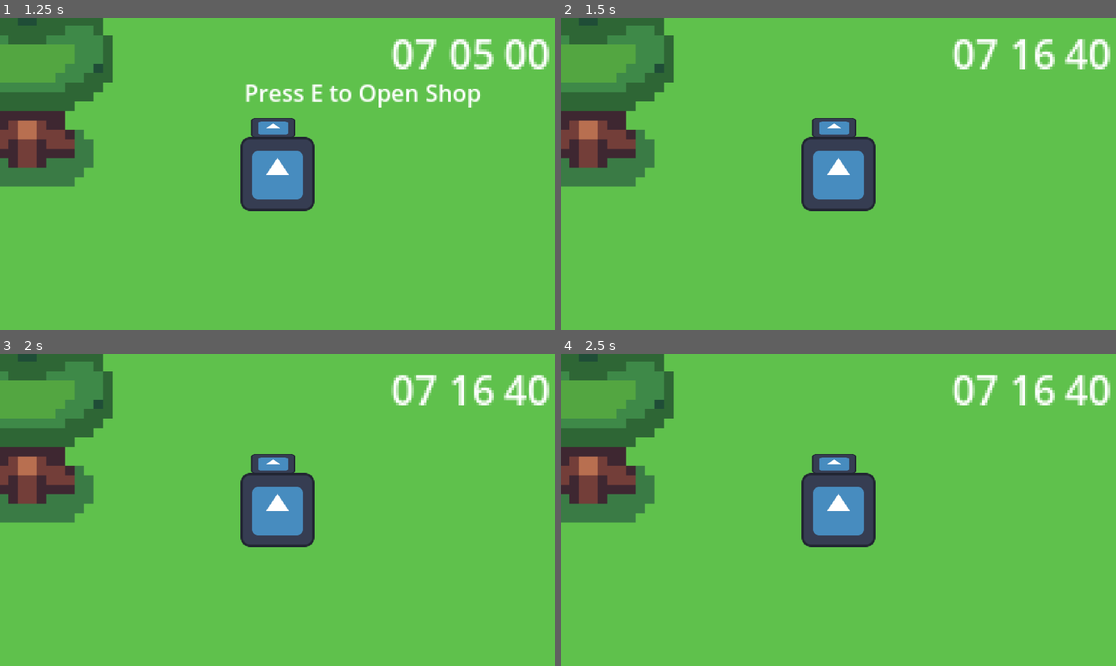
Above: before the commit, frames 1-4 (two rows, left to right).
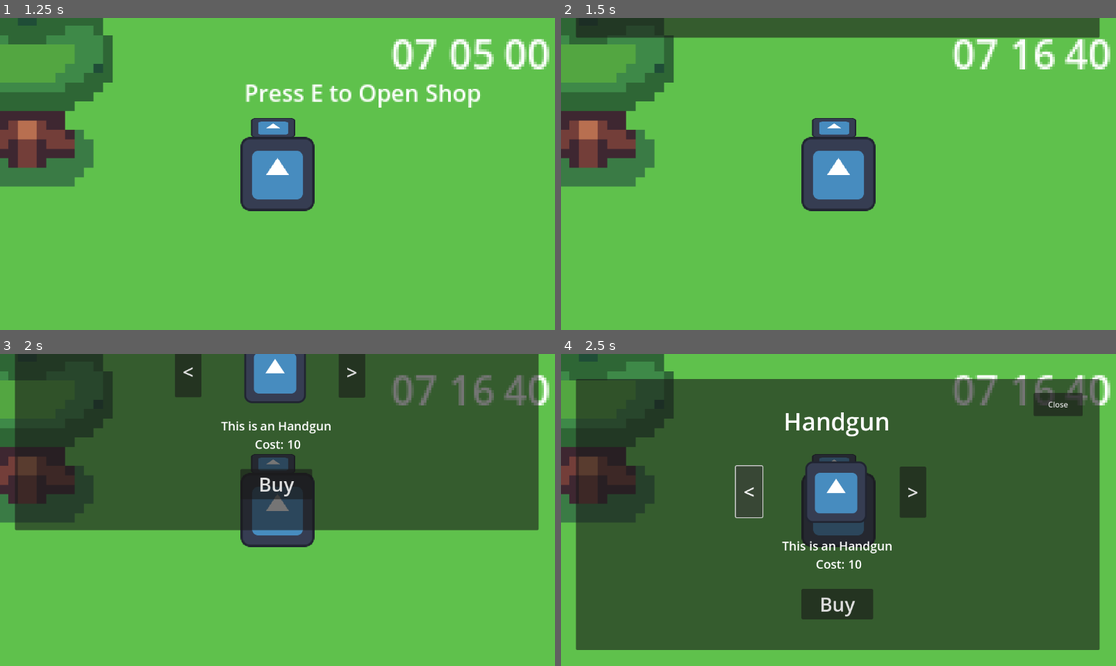
Above: after the commit, the same moments.

Repository: DylanTan1/teemwagyu-sss
Game: Godot game, scene res://scenes/main_game.tscn
Two runs of this game, one before a commit and one after it. Both use one fixed random seed, a clock stepped at 60 frames per second and the inputs below. The engine's default icon, where the game draws it, is replaced by a stand-in: a white triangle on a blue panel in a dark square.
Inputs (mouse positions are in pixels of both pictures, inside the frame that each line leads up to):
- Up to frame 1 (1.25 s): hold W (move_up) from 0.53 s (still down); hold E (interact) from 0.53 s (still down)
- Up to frame 2 (1.5 s): keep holding W (move_up); release E (interact) at 1.28 s; tap E (interact) at 1.35 s
- Up to frame 3 (2 s): keep holding W (move_up)
- Up to frame 4 (2.5 s): release W (move_up) at 2 s; click (749, 372) at 2 s, where only the run after the commit has a clickable "<"

Frame 1 is identical in both runs. In frame 2, 6.1% of the frame differs, in the area x 2-98%, y 0-7%; in frame 3, 52%; in frame 4, 80%, in the area x 2-98%, y 8-95%.

Commit message:
Buy mechanic and store into inventory
Buy mechanic and store into inventory

Diff:
--- a/cowgame/project.godot
+++ b/cowgame/project.godot
@@ -14,6 +14,10 @@
 run/main_scene="res://scenes/main_game.tscn"
 config/features=PackedStringArray("4.3", "Forward Plus")
 config/icon="res://icon.svg"
+
+[autoload]
+
+Global="*res://scripts/Global.gd"
 
 [input]
 
--- a/cowgame/scenes/shop.tscn
+++ b/cowgame/scenes/shop.tscn
@@ -1,36 +1,7 @@
-[gd_scene load_steps=6 format=3 uid="uid://dypocwi3xeert"]
+[gd_scene load_steps=8 format=3 uid="uid://dypocwi3xeert"]
 
 [ext_resource type="Script" path="res://scripts/shop.gd" id="1_0qjd5"]
-
-[sub_resource type="Animation" id="Animation_ykorj"]
-resource_name = "trans_in"
-tracks/0/type = "value"
-tracks/0/imported = false
-tracks/0/enabled = true
-tracks/0/path = NodePath("..:offset")
-tracks/0/interp = 1
-tracks/0/loop_wrap = true
-tracks/0/keys = {
-"times": PackedFloat32Array(0, 1),
-"transitions": PackedFloat32Array(1, 1),
-"update": 0,
-"values": [Vector2(0, -600), Vector2(0, 0)]
-}
-
-[sub_resource type="Animation" id="Animation_yovy1"]
-resource_name = "trans_out"
-tracks/0/type = "value"
-tracks/0/imported = false
-tracks/0/enabled = true
-tracks/0/path = NodePath("..:offset")
-tracks/0/interp = 1
-tracks/0/loop_wrap = true
-tracks/0/keys = {
-"times": PackedFloat32Array(0, 1),
-"transitions": PackedFloat32Array(1, 1),
-"update": 0,
-"values": [Vector2(0, 0), Vector2(0, 600)]
-}
+[ext_resource type="Texture2D" uid="uid://cg6lsmu2f0us1" path="res://icon.svg" id="2_n7ry5"]
 
 [sub_resource type="Animation" id="Animation_8ivhy"]
 length = 0.001
@@ -47,6 +18,36 @@
 "values": [Vector2(0, 0)]
 }
 
+[sub_resource type="Animation" id="Animation_ykorj"]
+resource_name = "trans_in"
+tracks/0/type = "value"
+tracks/0/imported = false
+tracks/0/enabled = true
+tracks/0/path = NodePath("..:offset")
+tracks/0/interp = 1
+tracks/0/loop_wrap = true
+tracks/0/keys = {
+"times": PackedFloat32Array(0, 1),
+"transitions": PackedFloat32Array(1, 1),
+"update": 0,
+"values": [Vector2(0, 0), Vector2(0, 650)]
+}
+
+[sub_resource type="Animation" id="Animation_yovy1"]
+resource_name = "trans_out"
+tracks/0/type = "value"
+tracks/0/imported = false
+tracks/0/enabled = true
+tracks/0/path = NodePath("..:offset")
+tracks/0/interp = 1
+tracks/0/loop_wrap = true
+tracks/0/keys = {
+"times": PackedFloat32Array(0, 1),
+"transitions": PackedFloat32Array(1, 1),
+"update": 0,
+"values": [Vector2(0, 650), Vector2(0, 1300)]
+}
+
 [sub_resource type="AnimationLibrary" id="AnimationLibrary_qmqob"]
 _data = {
 "RESET": SubResource("Animation_8ivhy"),
@@ -54,18 +55,26 @@
 "trans_out": SubResource("Animation_yovy1")
 }
 
+[sub_resource type="SpriteFrames" id="SpriteFrames_7wh3x"]
+animations = [{
+"frames": [{
+"duration": 1.0,
+"texture": ExtResource("2_n7ry5")
+}],
+"loop": true,
+"name": &"default",
+"speed": 5.0
+}]
+
 [node name="shop" type="CanvasLayer"]
 process_mode = 3
 script = ExtResource("1_0qjd5")
 
 [node name="Panel" type="Panel" parent="."]
-anchors_preset = -1
-anchor_top = -0.902
-anchor_bottom = -0.902
-offset_left = 39.0
-offset_top = 43.496
-offset_right = 1126.0
-offset_bottom = 507.496
+offset_left = 31.0
+offset_top = -598.0
+offset_right = 1118.0
+offset_bottom = -35.0
 
 [node name="anim_shop" type="AnimationPlayer" parent="."]
 root_node = NodePath("../Panel")
@@ -74,10 +83,72 @@
 }
 
 [node name="close_shop" type="Button" parent="."]
-offset_left = 989.0
-offset_top = -505.0
-offset_right = 1091.0
-offset_bottom = -457.0
+offset_left = 981.0
+offset_top = -569.0
+offset_right = 1083.0
+offset_bottom = -521.0
 text = "Close"
 
+[node name="Control" type="Control" parent="."]
+layout_mode = 3
+anchors_preset = 0
+offset_right = 40.0
+offset_bottom = 40.0
+
+[node name="anim_shop_sprite" type="AnimatedSprite2D" parent="Control"]
+position = Vector2(571, -363)
+sprite_frames = SubResource("SpriteFrames_7wh3x")
+
+[node name="item_name_label" type="Label" parent="Control"]
+layout_mode = 0
+offset_left = 462.0
+offset_top = -549.0
+offset_right = 675.0
+offset_bottom = -472.0
+theme_override_font_sizes/font_size = 50
+text = "Name"
+horizontal_alignment = 1
+vertical_alignment = 1
+
+[node name="item_desc_label" type="Label" parent="Control"]
+layout_mode = 0
+offset_left = 444.0
+offset_top = -269.0
+offset_right = 703.0
+offset_bottom = -209.0
+theme_override_font_sizes/font_size = 25
+text = "Description"
+horizontal_alignment = 1
+vertical_alignment = 1
+
+[node name="shop_prev_button" type="Button" parent="Control"]
+layout_mode = 0
+offset_left = 363.0
+offset_top = -417.0
+offset_right = 418.0
+offset_bottom = -311.0
+theme_override_font_sizes/font_size = 40
+text = "<"
+
+[node name="shop_next_button" type="Button" parent="Control"]
+layout_mode = 0
+offset_left = 703.0
+offset_top = -416.0
+offset_right = 758.0
+offset_bottom = -310.0
+theme_override_font_sizes/font_size = 40
+text = ">"
+
+[node name="shop_buy_button" type="Button" parent="Control"]
+layout_mode = 0
+offset_left = 499.0
+offset_top = -162.0
+offset_right = 648.0
+offset_bottom = -99.0
+theme_override_font_sizes/font_size = 40
+text = "Buy"
+
 [connection signal="pressed" from="close_shop" to="." method="_on_close_shop_pressed"]
+[connection signal="pressed" from="Control/shop_prev_button" to="." method="_on_shop_prev_button_pressed"]
+[connection signal="pressed" from="Control/shop_next_button" to="." method="_on_shop_next_button_pressed"]
+[connection signal="pressed" from="Control/shop_buy_button" to="." method="_on_shop_buy_button_pressed"]
--- a/cowgame/scripts/Global.gd
+++ b/cowgame/scripts/Global.gd
@@ -4,18 +4,23 @@
 
 var items = {
 	0: {
-		"Name": "Apple",
-		"Desc": "This is an Apple",
-		"Cost": 10
+		"Name": "Handgun",
+		"Desc": "This is an Handgun",
+		"Cost": 10,
+		"Count": 1
 	},
 	1: {
-		"Name": "Banana",
+		"Name": "Dual Pistols",
 		"Desc": "This is an Apple",
-		"Cost": 10
+		"Cost": 20,
+		"Count": 1
 	},
 	2: {
-		"Name": "Cherry",
+		"Name": "Machine Gun",
 		"Desc": "This is an Apple",
-		"Cost": 10
+		"Cost": 75,
+		"Count": 1
 	}
 }
+
+var inventory = {}
--- a/cowgame/scripts/shop.gd
+++ b/cowgame/scripts/shop.gd
@@ -1,31 +1,50 @@
 extends CanvasLayer
 
 var current_item = 0
-var select = 0
 
+#display 1st item
+func _ready():
+	$Control/item_name_label.text = Global.items[current_item]["Name"]
+	$Control/item_desc_label.text = Global.items[current_item]["Desc"] + "\n Cost: " + str(Global.items[current_item]["Cost"])
+
+#display available items
+func switch_items(select):
+	if current_item != null:
+		for i in range(Global.items.size()):
+			if select == i:
+	#			TODO refine this part by adding a var to Global.items[current_item]
+				current_item = select
+				print(select)
+	#			TODO attach sprite to anim_shop_sprite
+				$Control/anim_shop_sprite.play(Global.items[current_item]["Name"])
+				$Control/item_name_label.text = Global.items[current_item]["Name"]
+				$Control/item_desc_label.text = Global.items[current_item]["Desc"] + "\n Cost: " + str(Global.items[current_item]["Cost"])
+
+#prev and next buttons
+func _on_shop_prev_button_pressed():
+	switch_items(current_item - 1)
+func _on_shop_next_button_pressed():
+	switch_items(current_item + 1)
+
+#buy items
+func _on_shop_buy_button_pressed():
+	#check for gold coins if can buy
+	if Global.gold >= Global.items[current_item]["Cost"]:
+#deduct gold
+		Global.gold -= Global.items[current_item]["Cost"]
+		print(current_item)
+		print(Global.items, " ", Global.gold)
+
+#remove from shop
+		print(Global.items, " ", Global.gold)
+		#TODO remove bought item from shop: 1. make count 0 then if try to buy will say sold out
+		#or remove from list (i tried this and it caused some wanky bugs so im not gonna bother for now)
+#add to inventory
+		Global.inventory[Global.inventory.size()] = Global.items[current_item]
+		print(Global.inventory)
+
+#close shop
 func _on_close_shop_pressed():
 	$anim_shop.play("trans_out")
 	get_tree().paused = false
 	$"../shopkeeper/shopkeeper_text".show_shopkeeper_message("Press E to Open Shop")
-
-
-func switch_items(select):
-	print(select)
-
-func _on_prev_pressed():
-	switch_items(current_item - 1)
-
-
-func _on_next_pressed():
-	switch_items(current_item + 1)
-
-
-func _on_buy_pressed():
-	pass # Replace with function body.
-
-
-#display available items
-#buy items
-#check for gold coins if can buy
-#remove from shop
-#add to inventory
